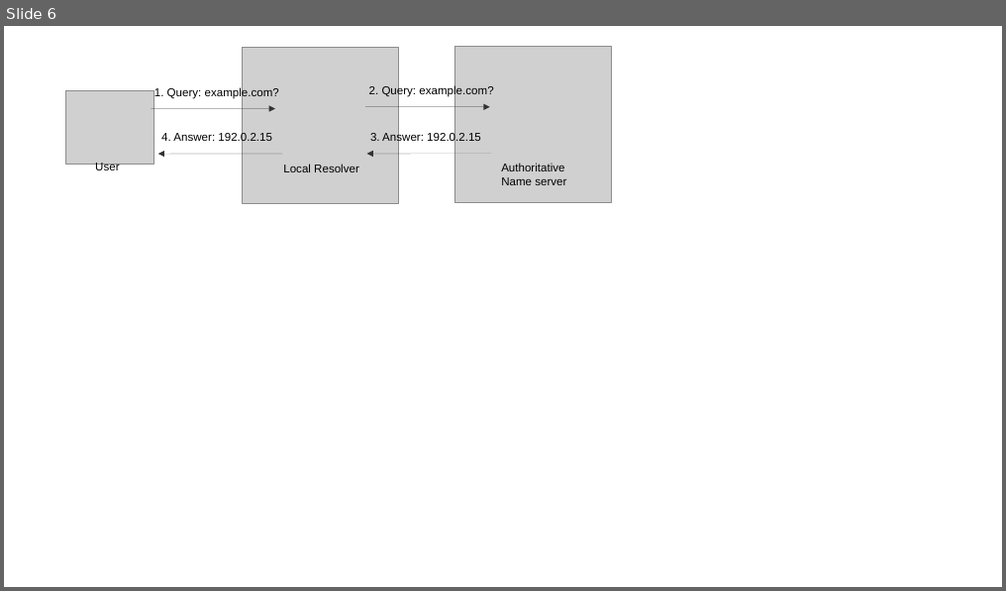
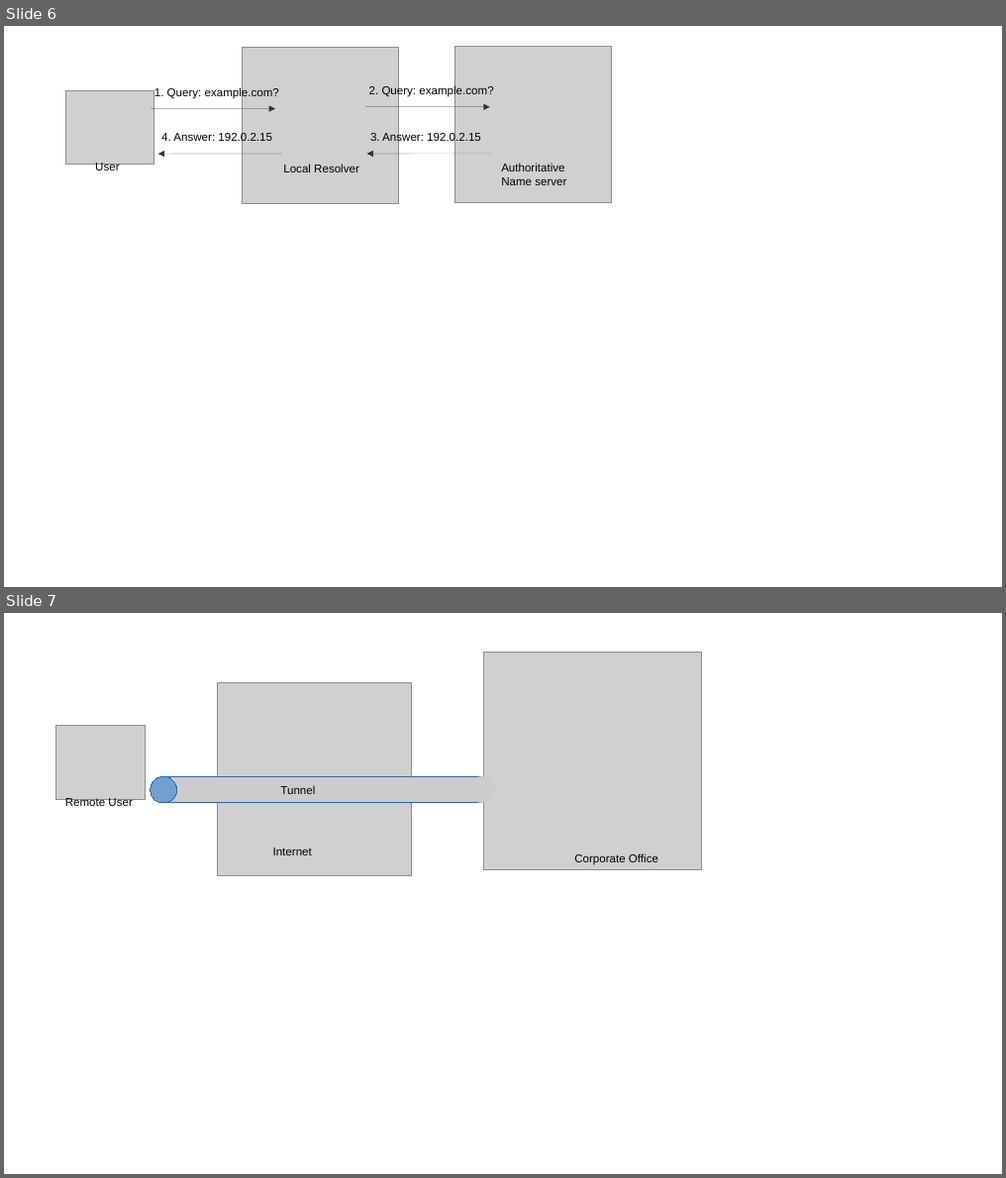
Before and after one commit to SystemsApproach/security, a slide deck: figures/SecurityFigs.odp. Shown one above the other, each under a label of ours: slide 6 before the commit, slides 6 and 7 after it. The pictures are 1006x591 and 1006x1178 pixels, drawn with LibreOffice and Linux fonts; fonts in the diff are those of the drawing; grey boxes stand for pictures. Boxes give left, top, right and bottom in pixels: in the first picture for what was removed or moved away, otherwise in the second. Text is boxed around its words. In the diff, an @@ line names an element or a change of style, - is before the commit and + after.

```diff
--- a/figures/SecurityFigs.odp
+++ b/figures/SecurityFigs.odp
@@ slide 7 added at (x1=4, y1=613, x2=1002, y2=1174), background #FFFFFF @@
@@ picture added at (x1=484, y1=652, x2=702, y2=869) @@
@@ picture added at (x1=218, y1=682, x2=411, y2=876) @@
@@ picture added at (x1=56, y1=726, x2=145, y2=799) @@
@@ ellipse added at (x1=150, y1=776, x2=176, y2=802), fill #729FCF, outline #3465A4 0 pt @@
@@ rectangle added at (x1=164, y1=776, x2=484, y2=802), fill #CCCCCC, outline #3465A4 0 pt @@
@@ text added at (x1=280, y1=785, x2=315, y2=794), 11 pt, text #000000 @@
+Tunnel
@@ ellipse added at (x1=469, y1=776, x2=495, y2=802), fill #CCCCCC @@
@@ text added at (x1=65, y1=798, x2=132, y2=809), 11 pt, text #000000 @@
+Remote User
@@ text added at (x1=273, y1=848, x2=312, y2=856), 11 pt, text #000000 @@
+Internet
@@ text added at (x1=574, y1=854, x2=658, y2=865), 11 pt, text #000000 @@
+Corporate Office
```
Also in this commit, not shown: 2 slides changed, 1 other slide added, 1 slide removed, 3 other files.
